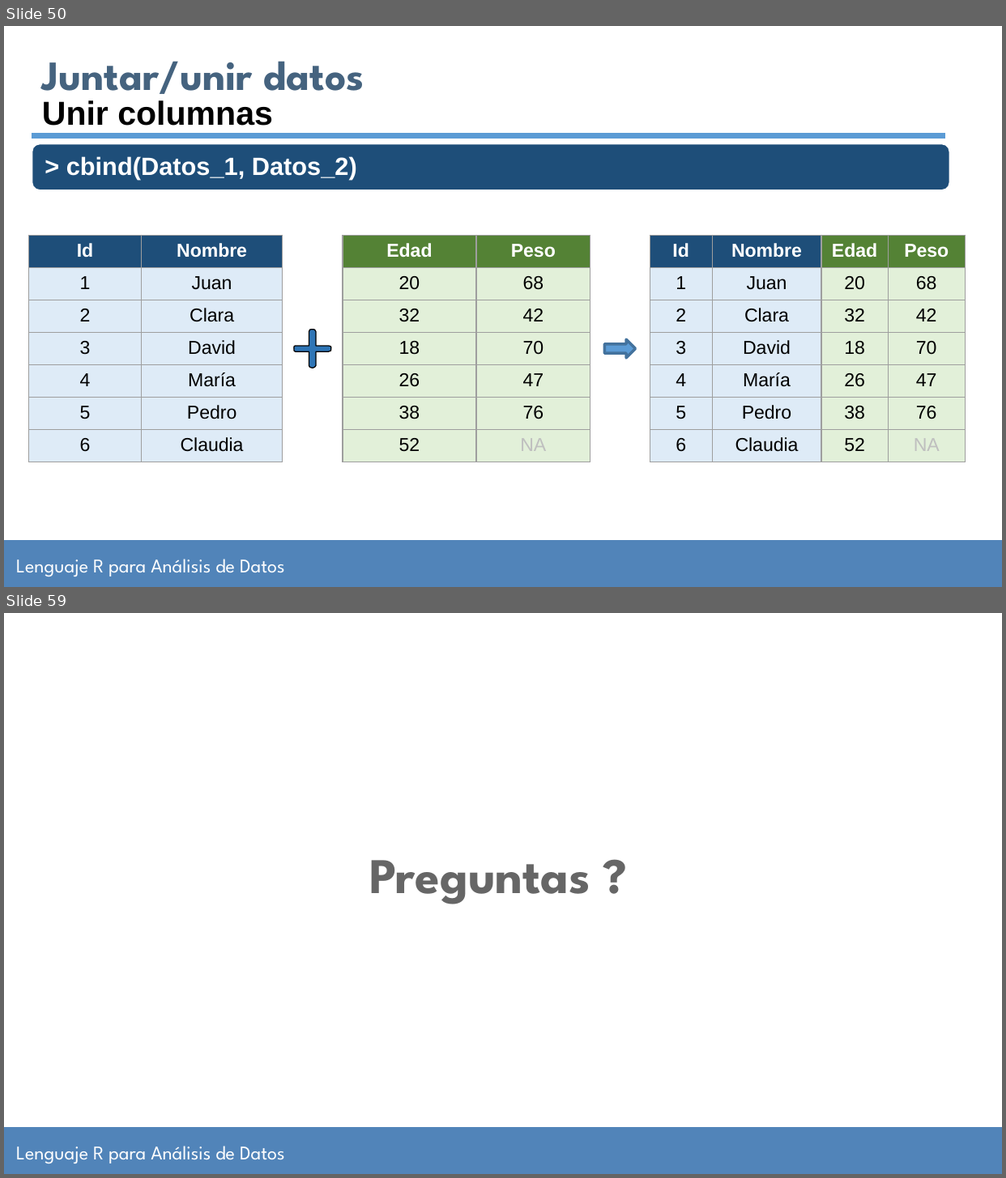
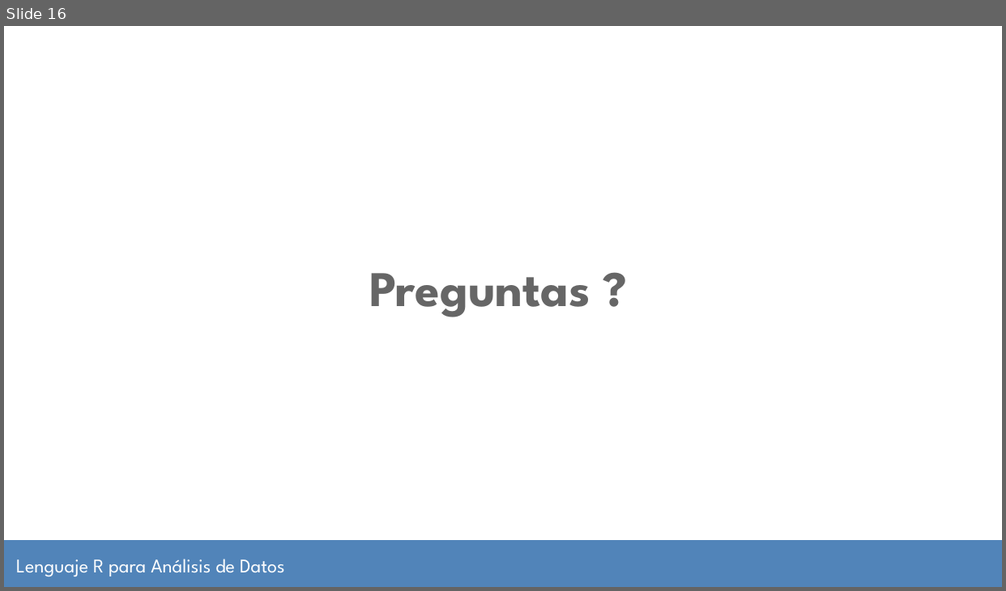
Before and after one commit to jsgarriga/curso-analisis-datos-r, a slide deck: Clase 2-ADR-28-08-2023/ManualAlumnoR_clase2.pptx. Shown one above the other, each under a label of ours: slides 50 and 59 before the commit, slide 16 after it; the slides between them are not shown. The pictures are 1006x1178 and 1006x591 pixels, drawn with LibreOffice and Linux fonts; fonts in the diff are those of the drawing; background and template pictures are left out. Boxes give left, top, right and bottom in pixels: in the first picture for what was removed or moved away, otherwise in the second. Text is boxed around its words. In the diff, an @@ line names an element or a change of style, - is before the commit and + after.

```diff
--- a/Clase 2-ADR-28-08-2023/ManualAlumnoR_clase2.pptx
+++ b/Clase 2-ADR-28-08-2023/ManualAlumnoR_clase2.pptx
@@ slide 50 removed at box(4, 26, 1002, 587), background #FFFFFF; not listed: 2 template elements that a slide beside it also shows @@
@@ text removed at box(42, 61, 364, 102) @@
-Juntar/unir datos
@@ text removed at box(42, 101, 273, 126) @@
-Unir columnas
@@ rounded rectangle removed at box(32, 143, 950, 190) @@
@@ line removed from (32, 136) to (945, 136) @@
@@ text removed at box(66, 156, 357, 179) @@
-> cbind(Datos_1, Datos_2)
@@ table removed at box(29, 236, 283, 463), 7 rows, 2 columns @@
-Id | Nombre
-1 | Juan
-2 | Clara
-3 | David
-4 | María
-5 | Pedro
-6 | Claudia
@@ table removed at box(343, 236, 590, 463), 7 rows, 2 columns @@
-Edad | Peso
-20 | 68
-32 | 42
-18 | 70
-26 | 47
-38 | 76
-52 | NA
@@ table removed at box(650, 236, 965, 463), 7 rows, 4 columns @@
-Id | Nombre | Edad | Peso
-1 | Juan | 20 | 68
-2 | Clara | 32 | 42
-3 | David | 18 | 70
-4 | María | 26 | 47
-5 | Pedro | 38 | 76
-6 | Claudia | 52 | NA
@@ freeform shape removed at box(293, 330, 331, 369) @@
@@ right arrow removed at box(605, 339, 636, 358) @@
@@ what was slide 59 is now slide 16 @@
```
Also in this commit, not shown: 42 other slides removed, 33 other files.
